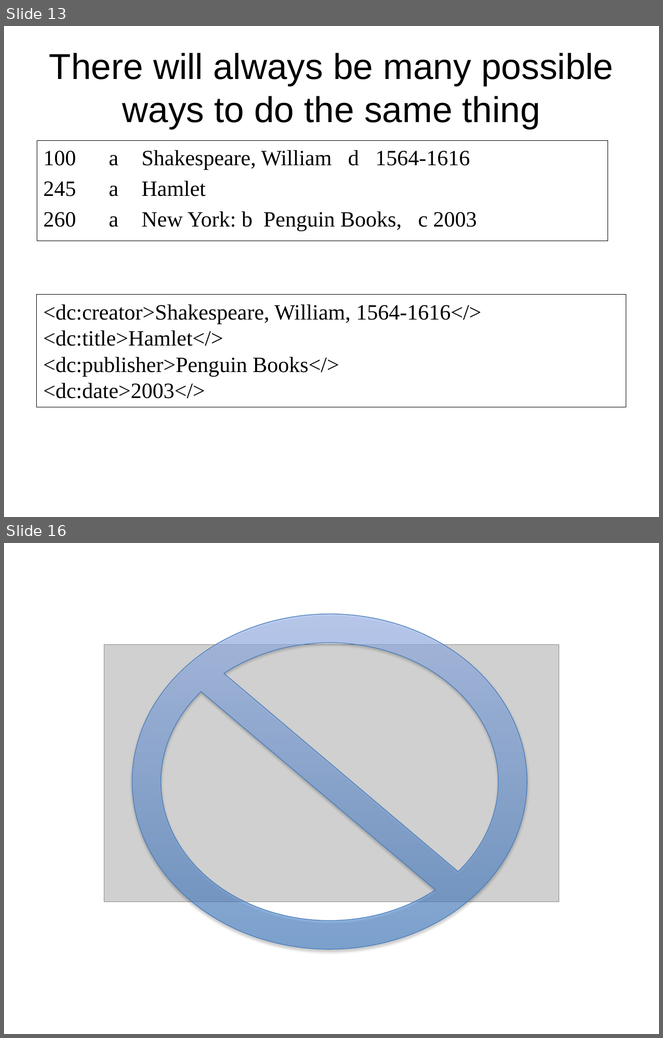
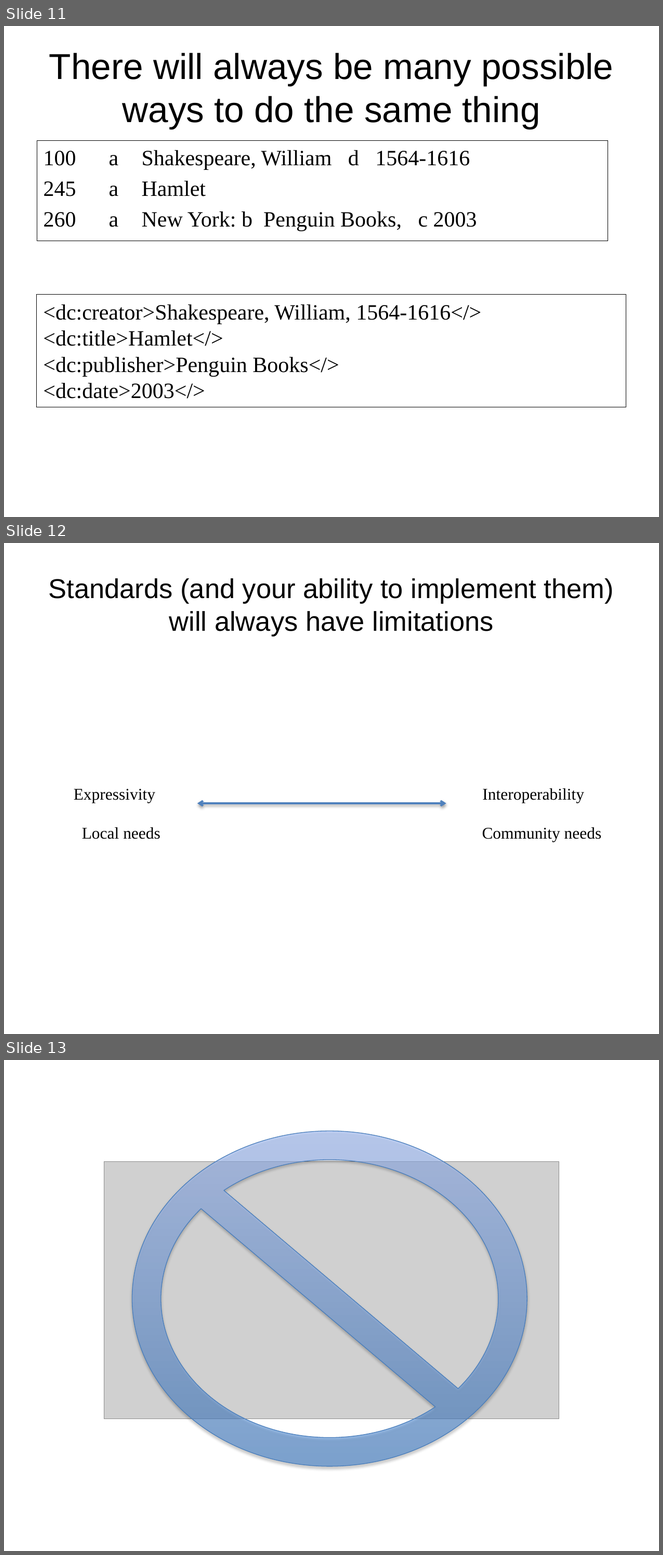
Before and after one commit to DataCurationWorkshop/HongKongCurationWorkshop, a slide deck: Day_2/Day_2_Lectures/Day_2_Lecture_Metadata2.pptx. Shown one above the other, each under a label of ours: slides 13 and 16 before the commit, slides 11, 12 and 13 after it; the slides between them are not shown. The pictures are 663x1038 and 663x1555 pixels, drawn with LibreOffice and Linux fonts; fonts in the diff are those of the drawing; grey boxes stand for pictures; background and template pictures are left out. Boxes give left, top, right and bottom in pixels: in the first picture for what was removed or moved away, otherwise in the second. Text is boxed around its words. In the diff, an @@ line names an element or a change of style, - is before the commit and + after.

```diff
--- a/Day_2/Day_2_Lectures/Day_2_Lecture_Metadata2.pptx
+++ b/Day_2/Day_2_Lectures/Day_2_Lecture_Metadata2.pptx
@@ slide 12 added at (x1=4, y1=543, x2=659, y2=1034), background #FFFFFF @@
@@ title added at (x1=49, y1=578, x2=614, y2=637), 30 pt, text #000000 @@
+Standards (and your ability to implement them) will always have limitations
@@ text added at (x1=74, y1=789, x2=155, y2=803), 18 pt, text #000000 @@
+Expressivity
@@ text added at (x1=482, y1=788, x2=584, y2=803), 18 pt, text #000000 @@
+Interoperability
@@ double arrow added from (197, 804) to (446, 804), #4F81BD 2 pt @@
@@ text added at (x1=82, y1=827, x2=161, y2=839), 18 pt, text #000000 @@
+Local needs
@@ text added at (x1=482, y1=827, x2=602, y2=843), 18 pt, text #000000 @@
+Community needs
@@ what was slide 13 is now slide 11 @@
@@ what was slide 16 is now slide 13 @@
```
Also in this commit, not shown: 7 slides changed, 6 other slides added, 4 slides removed.
